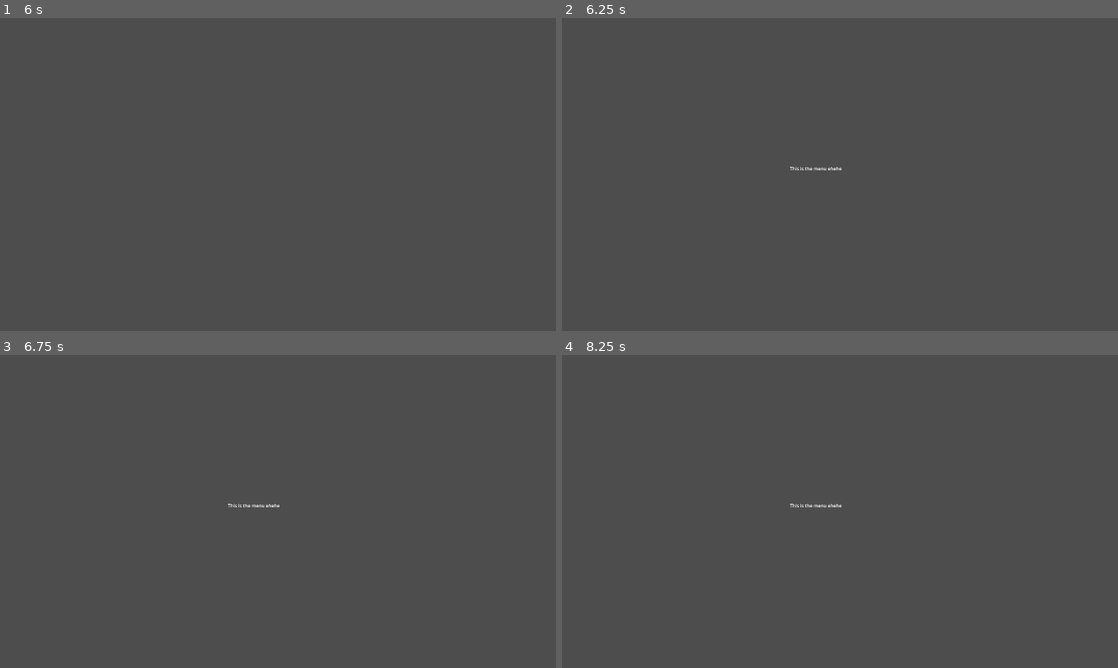
Above: before the commit, frames 1-4 (two rows, left to right).
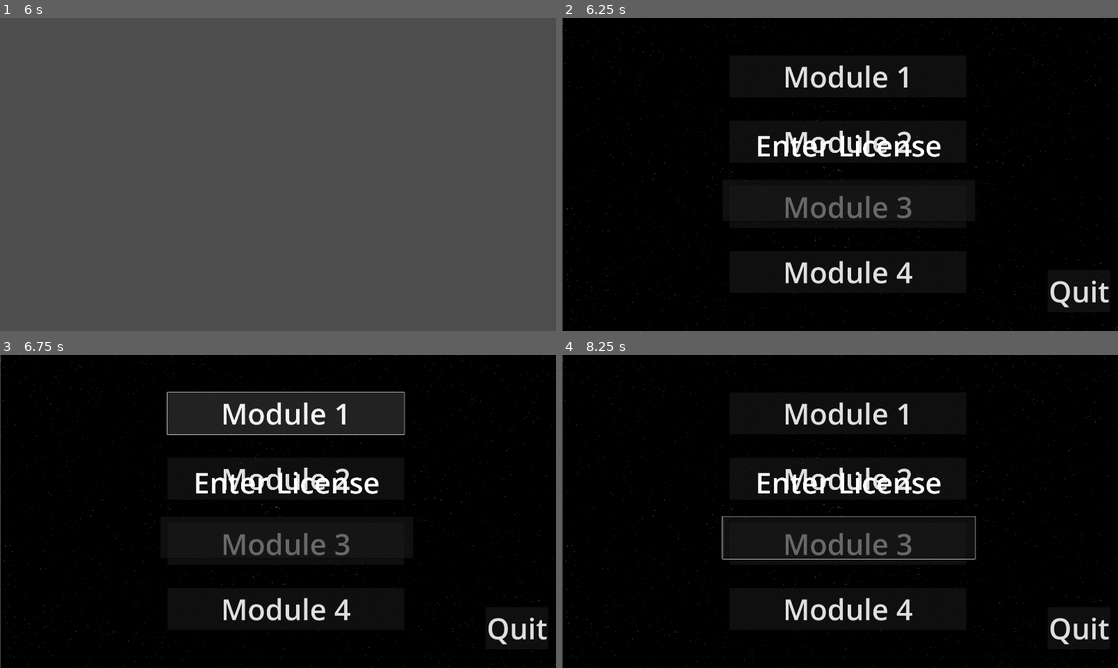
Above: after the commit, the same moments.

Repository: mrl-barua/ForensiScan
Game: Godot game, scene res://src/scenes/Splash/EngineSplash.tscn
Two runs of this game, one before a commit and one after it. Both use one fixed random seed, a clock stepped at 60 frames per second and the inputs below.
Inputs (mouse positions are in pixels of both pictures, inside the frame that each line leads up to):
- Up to frame 1 (6 s): tap Enter at 2, 5 s; tap Space at 4.25, 5.75 s
- Up to frame 2 (6.25 s): no input
- Up to frame 3 (6.75 s): click (283, 414) at 6.5 s, where only the run after the commit has a clickable "Module 1"
- Up to frame 4 (8.25 s): click (845, 477) at 7.25 s, where only the run after the commit has a clickable "Module 2"; click (845, 542) at 8 s, where only the run after the commit has a clickable "Module 3"

Frame 1 is identical in both runs. In frame 2, 100% of the frame differs, in the area x 0-100%, y 0-100%; in frame 3, 100%; in frame 4, 100%.

Commit message:
feat: add main menu mock up and license verifier

Diff:
--- /dev/null
+++ b/src/scenes/Components/LicenseVerifier.tscn
@@ -0,0 +1,34 @@
+[gd_scene format=3 uid="uid://baarscbqx0i40"]
+
+[node name="LicenseVerifier" type="Control"]
+layout_mode = 3
+anchors_preset = 15
+anchor_right = 1.0
+anchor_bottom = 1.0
+grow_horizontal = 2
+grow_vertical = 2
+
+[node name="ColorRect" type="ColorRect" parent="."]
+layout_mode = 0
+offset_right = 1931.0
+offset_bottom = 1077.0
+color = Color(0.180005, 0.180005, 0.180005, 1)
+
+[node name="CanvasLayer" type="CanvasLayer" parent="."]
+
+[node name="VBoxContainer" type="VBoxContainer" parent="CanvasLayer"]
+offset_left = 554.0
+offset_top = 371.0
+offset_right = 1427.0
+offset_bottom = 749.0
+theme_override_constants/separation = 50
+
+[node name="LicenseLabel" type="Label" parent="CanvasLayer/VBoxContainer"]
+layout_mode = 2
+theme_override_font_sizes/font_size = 100
+text = "Enter License"
+horizontal_alignment = 1
+
+[node name="LineEdit" type="LineEdit" parent="CanvasLayer/VBoxContainer"]
+layout_mode = 2
+theme_override_font_sizes/font_size = 100
--- a/src/scenes/MainMenu.tscn
+++ b/src/scenes/MainMenu.tscn
@@ -1,17 +1,69 @@
-[gd_scene format=3 uid="uid://dil8qcyfhtjau"]
+[gd_scene load_steps=4 format=3 uid="uid://dil8qcyfhtjau"]
 
-[node name="MainMenu" type="Control"]
-layout_mode = 3
-anchors_preset = 15
-anchor_right = 1.0
-anchor_bottom = 1.0
-grow_horizontal = 2
-grow_vertical = 2
+[ext_resource type="Texture2D" uid="uid://byio0luq7uppw" path="res://assets/images/Background/StarField.png" id="1_1bg10"]
+[ext_resource type="Script" uid="uid://dxf0axbk48dcd" path="res://src/scripts/MainMenu/MainMenu.gd" id="1_a00hu"]
+[ext_resource type="PackedScene" uid="uid://baarscbqx0i40" path="res://src/scenes/Components/LicenseVerifier.tscn" id="3_oll1y"]
 
-[node name="Label" type="Label" parent="."]
-layout_mode = 0
-offset_left = 787.0
-offset_top = 508.0
-offset_right = 989.0
-offset_bottom = 539.0
-text = "This is the menu ehehe"
+[node name="MainMenu" type="Node2D"]
+script = ExtResource("1_a00hu")
+
+[node name="StarField" type="Sprite2D" parent="."]
+position = Vector2(966, 541)
+scale = Vector2(1.88281, 1.05859)
+texture = ExtResource("1_1bg10")
+metadata/_edit_lock_ = true
+
+[node name="CanvasLayer" type="CanvasLayer" parent="."]
+
+[node name="MainButtons" type="VBoxContainer" parent="CanvasLayer"]
+offset_left = 578.0
+offset_top = 129.0
+offset_right = 1396.0
+offset_bottom = 975.0
+theme_override_constants/separation = 80
+
+[node name="Button" type="Button" parent="CanvasLayer/MainButtons"]
+layout_mode = 2
+theme_override_font_sizes/font_size = 100
+text = "Module 1"
+
+[node name="Button2" type="Button" parent="CanvasLayer/MainButtons"]
+layout_mode = 2
+theme_override_font_sizes/font_size = 100
+text = "Module 2"
+
+[node name="Button3" type="Button" parent="CanvasLayer/MainButtons"]
+layout_mode = 2
+theme_override_font_sizes/font_size = 100
+text = "Module 3"
+
+[node name="Button4" type="Button" parent="CanvasLayer/MainButtons"]
+layout_mode = 2
+theme_override_font_sizes/font_size = 100
+text = "Module 4"
+
+[node name="SideButtons" type="VBoxContainer" parent="CanvasLayer"]
+offset_left = 1677.0
+offset_top = 870.0
+offset_right = 1894.0
+offset_bottom = 1043.0
+theme_override_constants/separation = 80
+
+[node name="QuitButton" type="Button" parent="CanvasLayer/SideButtons"]
+layout_mode = 2
+theme_override_font_sizes/font_size = 100
+text = "Quit"
+
+[node name="LicenseVerifier" parent="CanvasLayer" instance=ExtResource("3_oll1y")]
+visible = false
+anchors_preset = 0
+anchor_right = 0.0
+anchor_bottom = 0.0
+offset_left = 1677.0
+offset_top = 1095.0
+offset_right = 1894.0
+offset_bottom = 1095.0
+grow_horizontal = 1
+grow_vertical = 1
+
+[connection signal="pressed" from="CanvasLayer/SideButtons/QuitButton" to="." method="_on_quit_button_pressed"]
--- a/src/scenes/Splash/EngineSplash.tscn
+++ b/src/scenes/Splash/EngineSplash.tscn
@@ -41,6 +41,7 @@
 }
 
 [node name="EngineSplash" type="Node2D"]
+use_parent_material = true
 script = ExtResource("1_p0vxu")
 
 [node name="StarField" type="Sprite2D" parent="."]
--- /dev/null
+++ b/src/scripts/MainMenu/MainMenu.gd
@@ -0,0 +1,5 @@
+extends Node2D
+
+
+func _on_quit_button_pressed() -> void:
+	get_tree().quit()
Not shown, added: src/scripts/MainMenu/MainMenu.gd.uid
